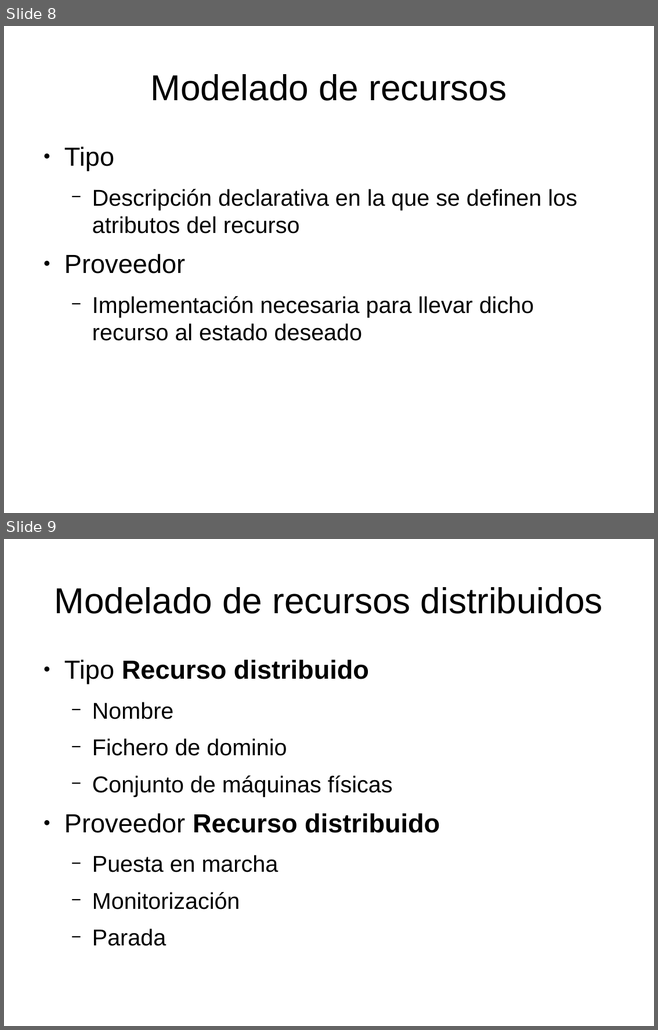
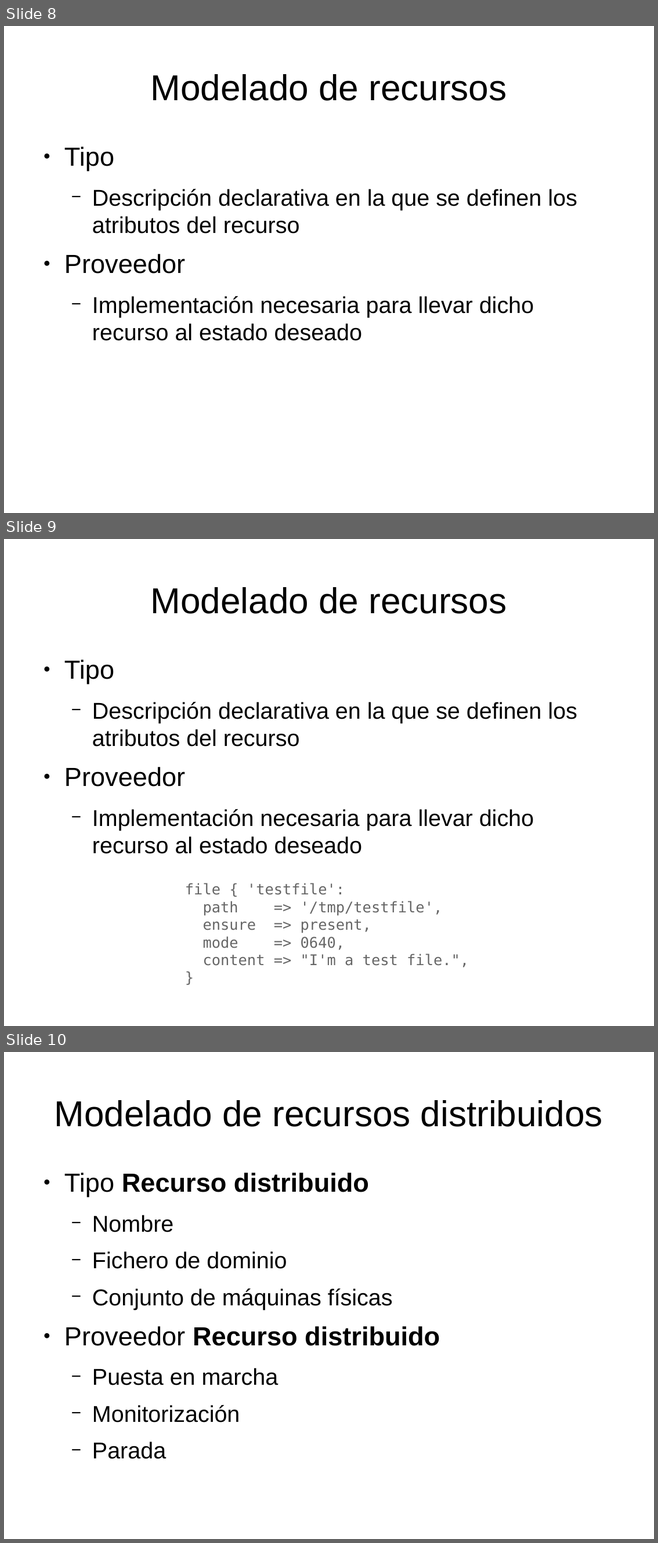
Before and after one commit to dcere/pfc, a slide deck: adm/presentacion/presentacion.odp. Shown one above the other, each under a label of ours: slides 8 and 9 before the commit, slides 8, 9 and 10 after it. The pictures are 658x1030 and 658x1543 pixels, drawn with LibreOffice and Linux fonts; fonts in the diff are those of the drawing. Boxes give left, top, right and bottom in pixels: in the first picture for what was removed or moved away, otherwise in the second. Text is boxed around its words. In the diff, an @@ line names an element or a change of style, - is before the commit and + after.

Commit message:
[adm] Presentation: Minor changes

```diff
--- a/adm/presentacion/presentacion.odp
+++ b/adm/presentacion/presentacion.odp
@@ slide 9 added at (4, 539, 654, 1026), background #FFFFFF @@
@@ title added at (151, 587, 506, 614), 44 pt, text #000000 @@
+Modelado de recursos
@@ text added at (64, 660, 577, 854), 28 pt, text #000000 @@
+● Tipo
+  − Descripción declarativa en la que se definen los atributos del recurso
+● Proveedor
+  − Implementación necesaria para llevar dicho recurso al estado deseado
@@ text added at (185, 883, 469, 968), 18 pt, text #666666 @@
+file { 'testfile':
+path => '/tmp/testfile',
+ensure => present,
+mode => 0640,
+content => "I'm a test file.",
+}
@@ what was slide 9 is now slide 10 @@
```
Also in this commit, not shown: 1 slide changed, 1 other file.
